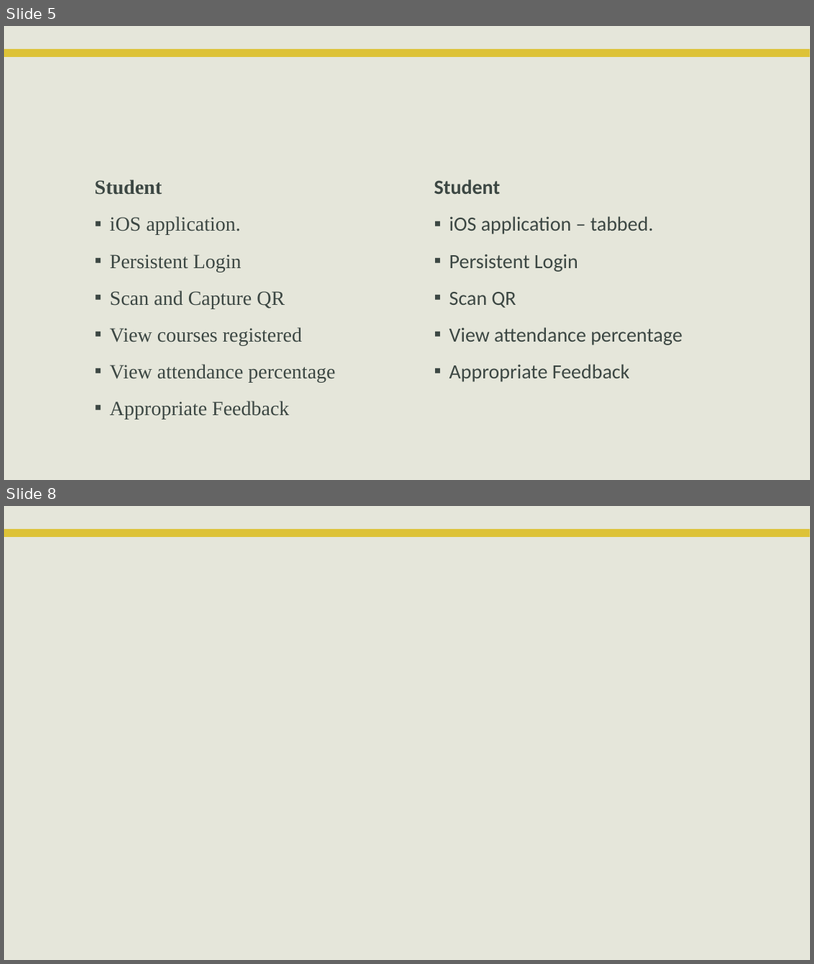
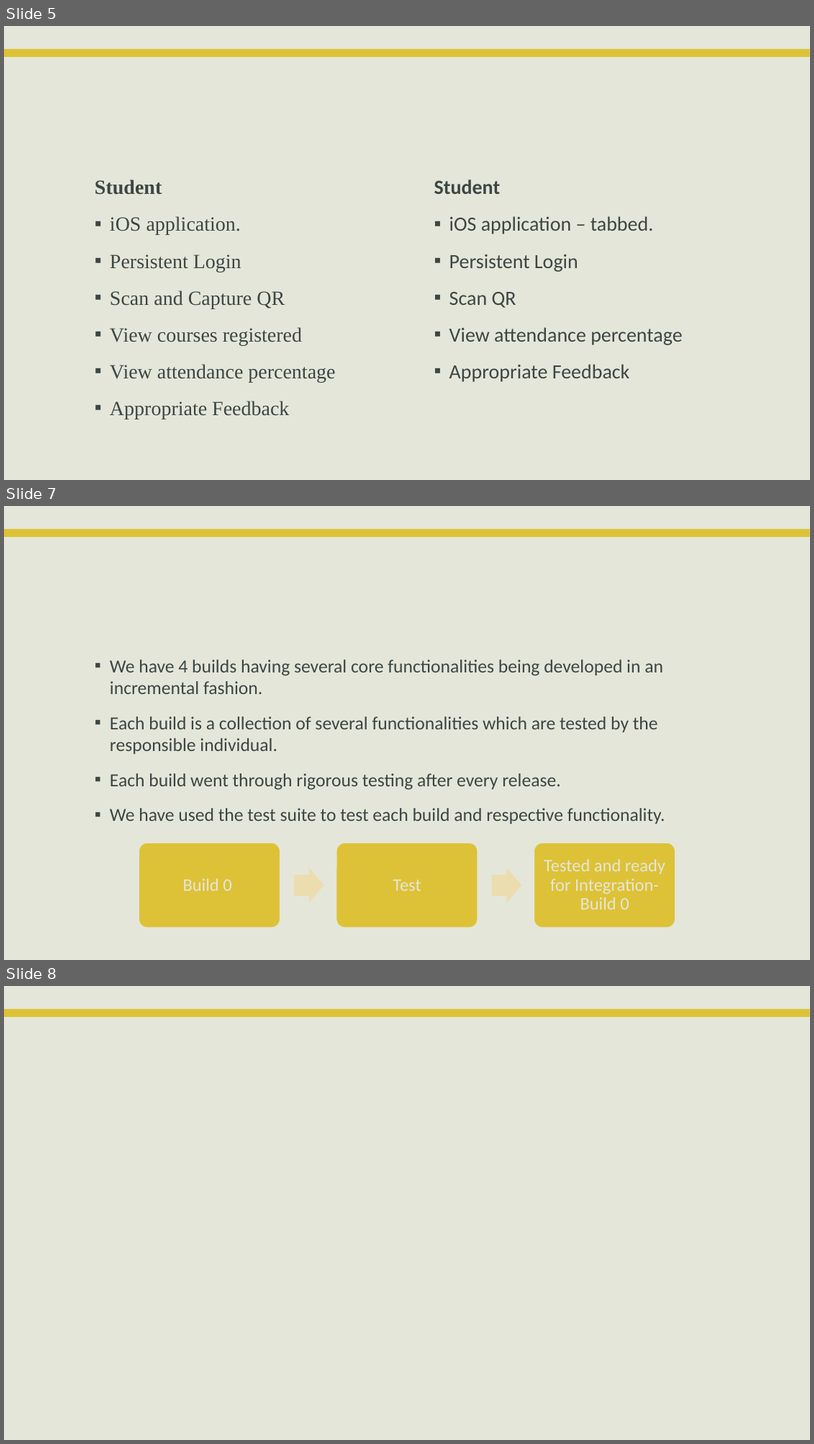
Before and after one commit to VamsiDevalla/Student-Attendance-Tracking, a slide deck: Presentations/final ppt.pptx. Shown one above the other, each under a label of ours: slides 5 and 8 before the commit, slides 5, 7 and 8 after it; the slides between them are not shown. The pictures are 814x964 and 814x1444 pixels, drawn with LibreOffice and Linux fonts; fonts in the diff are those of the drawing; background and template pictures are left out. Boxes give left, top, right and bottom in pixels: in the first picture for what was removed or moved away, otherwise in the second. Text is boxed around its words. In the diff, an @@ line names an element or a change of style, - is before the commit and + after.

```diff
--- a/Presentations/final ppt.pptx
+++ b/Presentations/final ppt.pptx
@@ slide 7 added at (x1=4, y1=506, x2=810, y2=960), background #E5E6DA; not listed: 1 template element that a slide beside it also shows @@
@@ title added at (x1=89, y1=537, x2=725, y2=627), 30 pt, text #E5E6DA @@
+Test Strategy.
@@ text added at (x1=110, y1=659, x2=666, y2=824), 22 pt, text #3C4743 @@
+▪ We have 4 builds having several core functionalities being developed in an incremental fashion.
+▪ Each build is a collection of several functionalities which are tested by the responsible individual.
+▪ Each build went through rigorous testing after every release.
+▪ We have used the test suite to test each build and respective functionality.
@@ group added at (x1=139, y1=842, x2=676, y2=927): 3 rounded rectangles, 3 texts, 2 right arrows @@
+Build 0
+Test
+Tested and ready for Integration- Build 0
```
Also in this commit, not shown: 1 slide changed, 1 slide removed.
